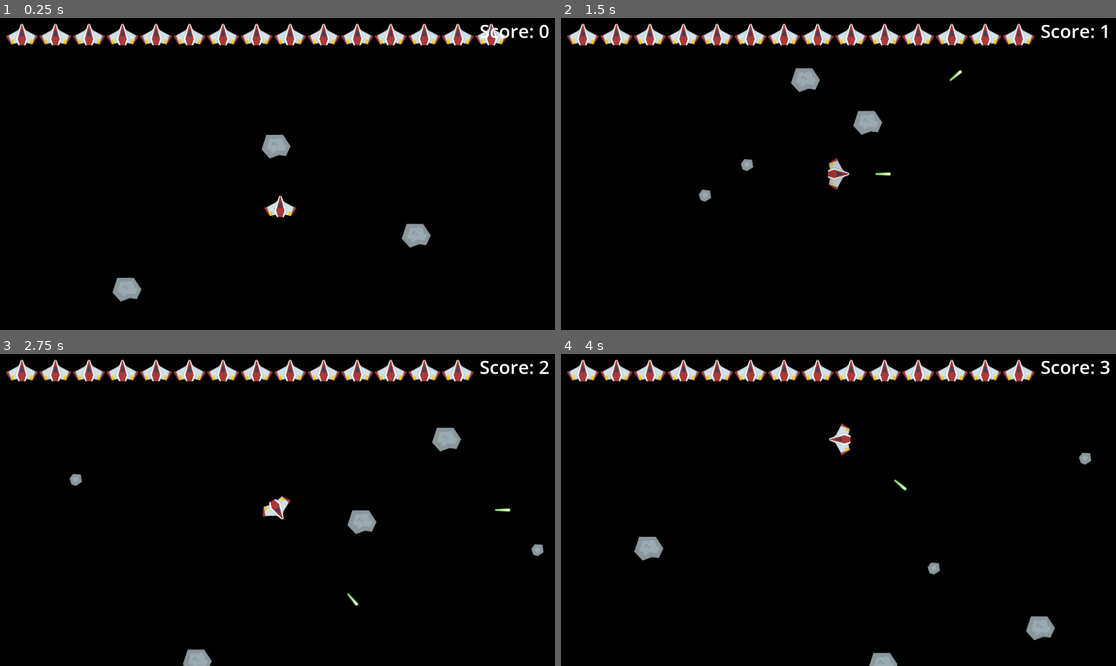
Above: before the commit, frames 1-4 (two rows, left to right).
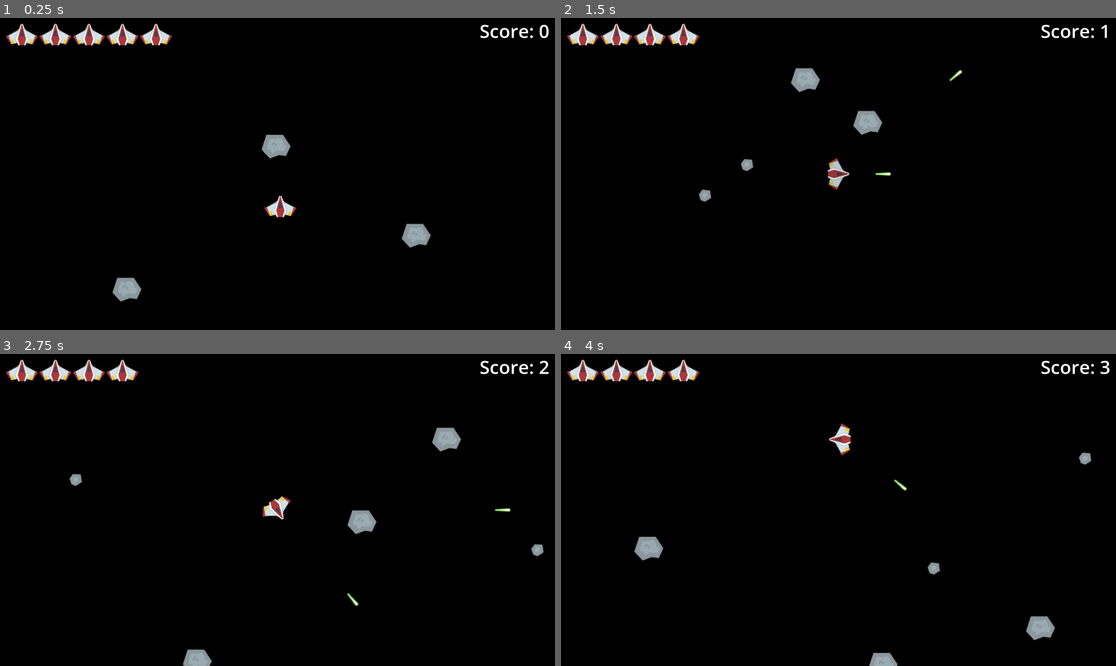
Above: after the commit, the same moments.

Repository: Dripcoding/godot-asteroids
Game: Godot game, scene res://game.tscn
The game is run twice, just before and just after one commit, with the same random seed, the same clock (stepped at 60 frames per second) and the same inputs.
Inputs:
- Up to frame 1 (0.25 s): no input
- Up to frame 2 (1.5 s): hold D (right) 0.53-1.28 s; tap Space (shoot) at 0.6, 1.35 s; hold S (down) from 1.28 s (still down)
- Up to frame 3 (2.75 s): release S (down) at 2.03 s; hold D (right) from 2.03 s (still down); tap Space (shoot) at 2.1 s
- Up to frame 4 (4 s): release D (right) at 2.78 s; hold W (up) 2.78-3.53 s; tap Space (shoot) at 2.85, 3.6 s; hold A (left) from 3.53 s (still down)

The runs differ from the first frame. In frame 1, 2.2% of the frame differs, in the area x 31-92%, y 1-9%; in frame 2, 2.3%, in the area x 25-86%, y 1-9%; in frame 3, 2.3%; in frame 4, 2.3%.

Commit message:
clean up

Diff:
--- a/asteroid.gd
+++ b/asteroid.gd
@@ -98,9 +98,8 @@
 		outward_dir = (global_position - shield.global_position).normalized()
 		if outward_dir == Vector2.ZERO:
 			outward_dir = Vector2.from_angle(rng.randf() * TAU)
-		var shield_shape: CircleShape2D = shield.get_node("CollisionShape2D").shape
-		var child_shape: CircleShape2D = $CollisionShape2D.shape
-		spawn_offset = shield_shape.radius + child_shape.radius + SHIELD_SPAWN_BUFFER
+		var child_radius: float = ($CollisionShape2D.shape as CircleShape2D).radius
+		spawn_offset = shield.collision_radius + child_radius + SHIELD_SPAWN_BUFFER
 
 	# draw child asteroids
 	for i in range(SPLIT_COUNT):
--- a/player.tscn
+++ b/player.tscn
@@ -6,7 +6,6 @@
 
 [node name="Player" type="CharacterBody2D" unique_id=697899957]
 script = ExtResource("1_onrkg")
-health = 15
 
 [node name="Sprite2D" type="Sprite2D" parent="." unique_id=2091940037]
 unique_name_in_owner = true
--- a/shield.gd
+++ b/shield.gd
@@ -4,6 +4,8 @@
 var hits: int = 0
 const MAX_HITS: int = 5
 var is_invincible: bool = false
+var collision_radius: float:
+	get: return ($CollisionShape2D.shape as CircleShape2D).radius
 
 
 func take_hit() -> void:
